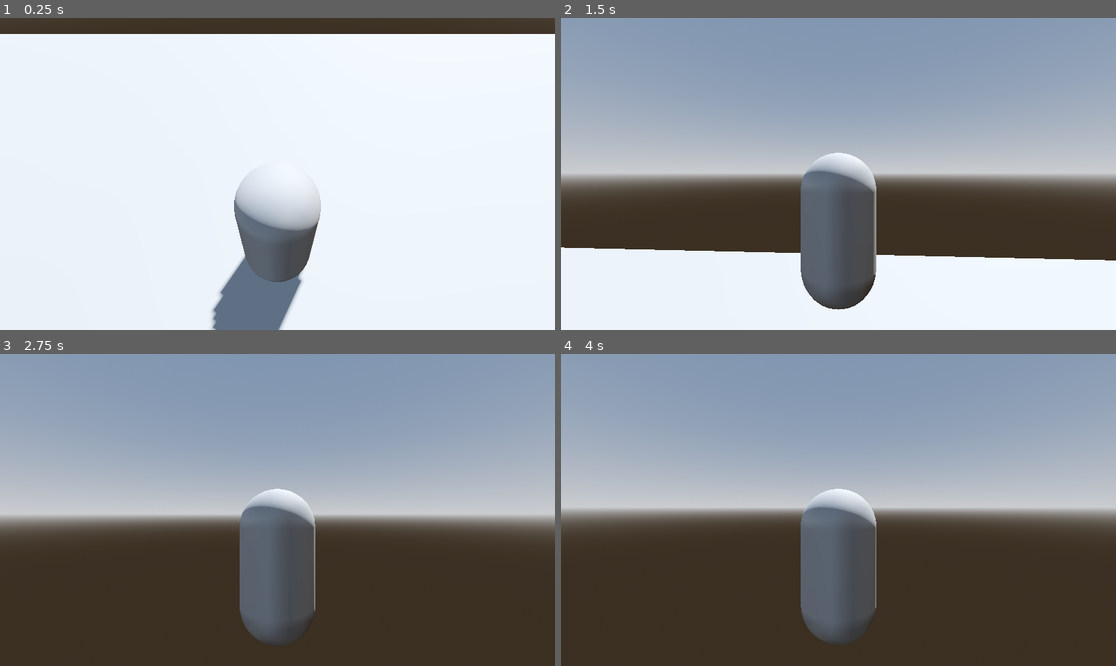
Above: before the commit, frames 1-4 (two rows, left to right).
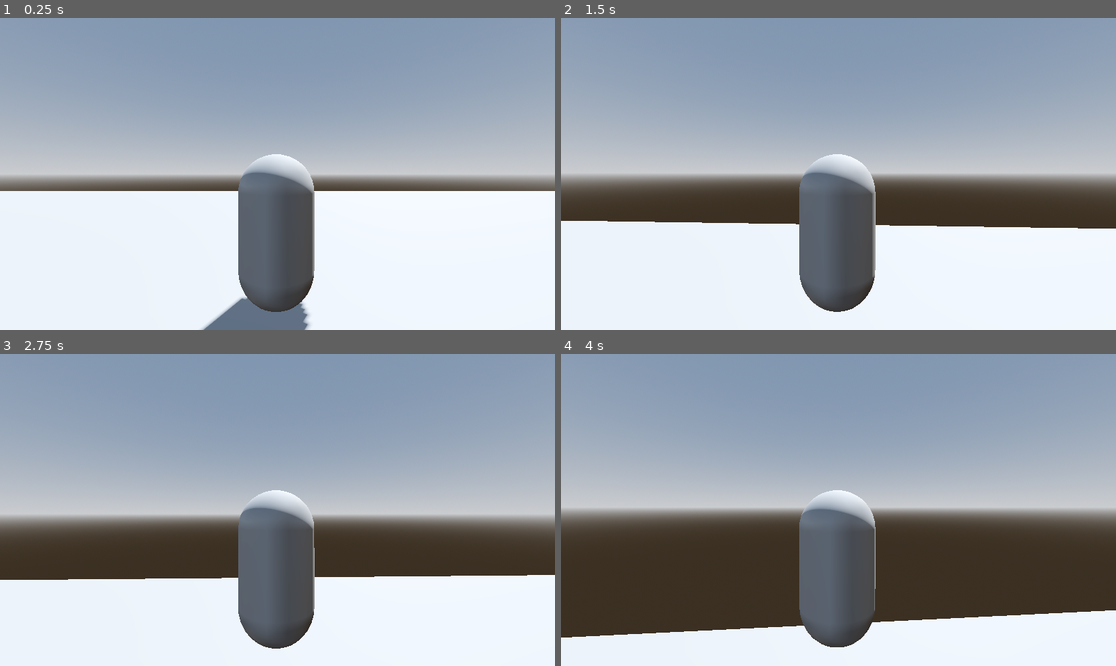
Above: after the commit, the same moments.

Repository: lostlp09/Onlyspace
Game: Godot game, scene res://only_space.tscn
Two runs of this game, one before a commit and one after it. Both use one fixed random seed, a clock stepped at 60 frames per second and the inputs below.
Inputs (mouse positions are in pixels of both pictures, inside the frame that each line leads up to):
- Up to frame 1 (0.25 s): no input
- Up to frame 2 (1.5 s): tap Enter at 0.5 s; move the mouse to (866, 174) at 0.52 s; hold R (slow, bound only after the commit) 0.53-1.28 s; hold W (forward) from 0.53 s (still down); tap Space (jump) at 0.77 s; move the mouse to (810, 174) at 1.27 s; tap Shift (sprint) at 1.35 s
- Up to frame 3 (2.75 s): keep holding W (forward); tap Space (jump) at 1.52 s; tap R (slow, bound only after the commit) at 1.55 s; move the mouse to (288, 503) at 2.02 s; hold R (slow, bound only after the commit) from 2.03 s (still down)
- Up to frame 4 (4 s): keep holding W (forward); move the mouse to (832, 516) at 2.77 s; release R (slow, bound only after the commit) at 2.78 s; tap Alt at 2.85 s; tap Space (jump) at 3.02, 3.77 s; tap R (slow, bound only after the commit) at 3.05 s; move the mouse to (877, 513) at 3.52 s; hold R (slow, bound only after the commit) from 3.53 s (still down)

The runs differ from the first frame. In frame 1, 59% of the frame differs, in the area x 0-100%, y 0-100%; in frame 2, 8.6%; in frame 3, 26%; in frame 4, 13%.

Commit message:
added Slowmo

Diff:
--- a/onlyspace/character_body_3d.gd
+++ b/onlyspace/character_body_3d.gd
@@ -16,7 +16,10 @@
 	var sprinting = 1
 	if Input.is_action_pressed("sprint"):
 		sprinting = 2
-
+	if Input.is_action_pressed("slow"):
+		Engine.time_scale = 0.5
+	else:
+		Engine.time_scale = 1
 	self.velocity.y -=10* delta
 	var leftright = Input.get_axis("left","right")
 	var forwardbackward = Input.get_axis("forward","backwards")
@@ -26,8 +29,6 @@
 	direction = direction.rotated(Vector3.UP,self.rotation.y)
 	self.velocity.z = direction.z * 500 *delta *sprinting
 	self.velocity.x = direction.x * 500 *delta * sprinting
-
-
 
 
 
--- a/onlyspace/only_space.tscn
+++ b/onlyspace/only_space.tscn
@@ -49,7 +49,7 @@
 mesh = SubResource("CapsuleMesh_ny3u2")
 
 [node name="Node3D" type="Node3D" parent="CharacterBody3D"]
-transform = Transform3D(1, 0, 0, 0, 0.713642, 0.700511, 0, -0.700511, 0.713642, 0, 1.83813, 0)
+transform = Transform3D(1, 0, 0, 0, 1, 0, 0, 0, 1, 0.0159825, 1.85656, -0.0148506)
 
 [node name="Camera3D" type="Camera3D" parent="CharacterBody3D/Node3D"]
 transform = Transform3D(1.00562, 0, 0, 0, 1.00562, 0, 0, 0, 1.00562, 0, 0.711579, 2.72704)
--- a/onlyspace/project.godot
+++ b/onlyspace/project.godot
@@ -51,3 +51,8 @@
 "events": [Object(InputEventKey,"resource_local_to_scene":false,"resource_name":"","device":0,"window_id":0,"alt_presse …(194 unchanged characters)…
 ]
 }
+slow={
+"deadzone": 0.2,
+"events": [Object(InputEventKey,"resource_local_to_scene":false,"resource_name":"","device":-1,"window_id":0,"alt_pressed":false,"shift_pressed":false,"ctrl_pressed":false,"meta_pressed":false,"pressed":false,"keycode":0,"physical_keycode":82,"key_label":0,"unicode":114,"location":0,"echo":false,"script":null)
+]
+}
